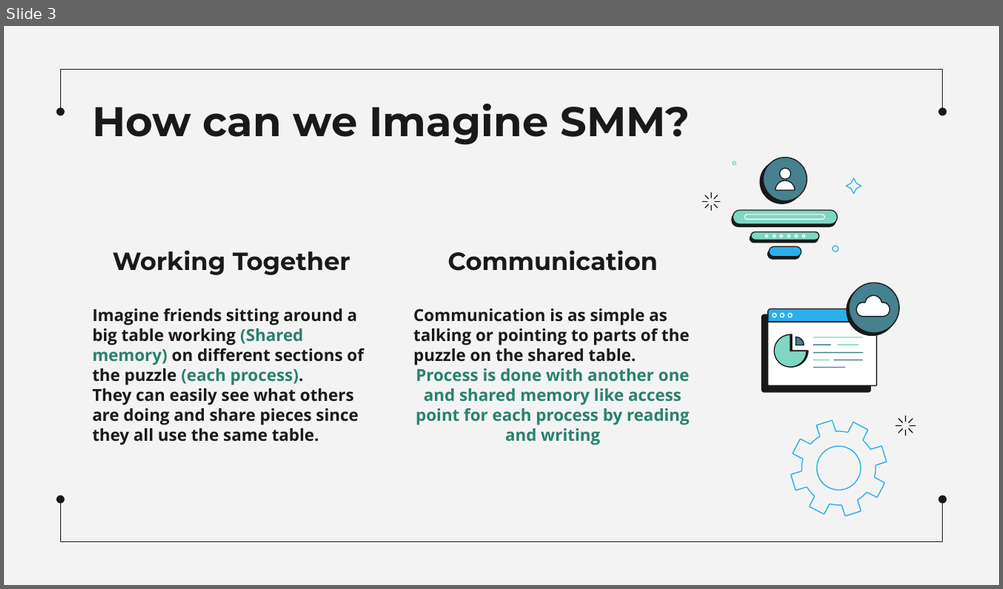
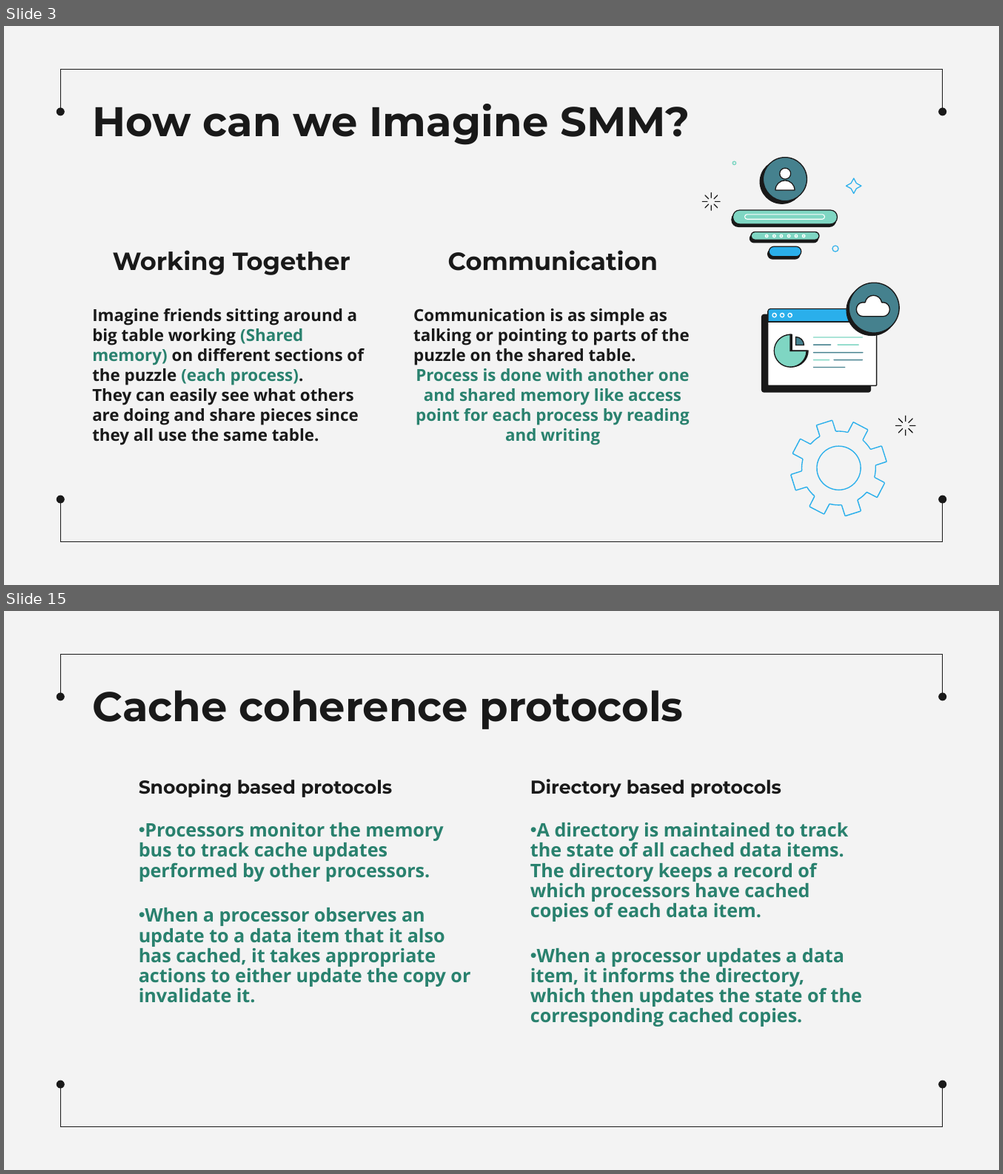
Before and after one commit to MahmoudEssam707/Operating-System, a slide deck: Presentaion on Shared Memory Machines/Sharing Memory Machines.pptx. Shown one above the other, each under a label of ours: slide 3 before the commit, slides 3 and 15 after it; the slides between them are not shown. The pictures are 1003x589 and 1003x1174 pixels, drawn with LibreOffice and Linux fonts; fonts in the diff are those of the drawing. Boxes give left, top, right and bottom in pixels: in the first picture for what was removed or moved away, otherwise in the second. Text is boxed around its words. In the diff, an @@ line names an element or a change of style, - is before the commit and + after.

```diff
--- a/Presentaion on Shared Memory Machines/Sharing Memory Machines.pptx
+++ b/Presentaion on Shared Memory Machines/Sharing Memory Machines.pptx
@@ slide 15 added at <box>4,611,999,1170</box>, background #F3F3F3; not listed: 6 template elements that a slide beside it also shows @@
@@ title added at <box>92,690,683,729</box>, 30 pt, text #191919, bold @@
+Cache coherence protocols
@@ text added at <box>139,779,392,797</box>, 13.5 pt, text #191919, bold @@
+Snooping based protocols
@@ text added at <box>530,779,781,797</box>, 13.5 pt, text #191919, bold @@
+Directory based protocols
@@ text added at <box>139,823,470,1003</box>, 13.5 pt, text #29816E, bold @@
+• Processors monitor the memory bus to track cache updates performed by other processors.
+• When a processor observes an update to a data item that it also has cached, it takes appropriate actions to either update the copy or invalidate it.
@@ text added at <box>530,823,862,1027</box>, 13.5 pt, text #29816E, bold @@
+• A directory is maintained to track the state of all cached data items. The directory keeps a record of which processors have cached copies of each data item.
+• When a processor updates a data item, it informs the directory, which then updates the state of the corresponding cached copies.
```
Also in this commit, not shown: 4 slides changed, 9 other slides added, 1 slide removed.
